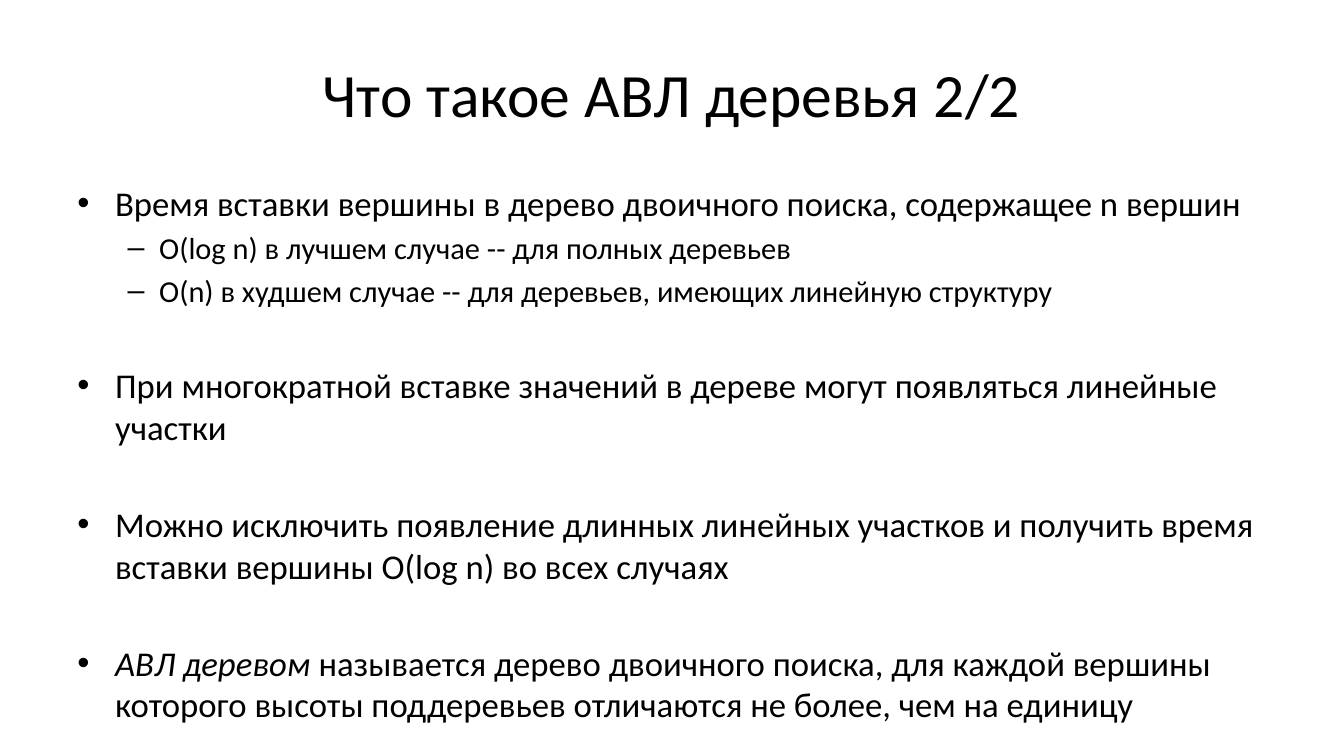
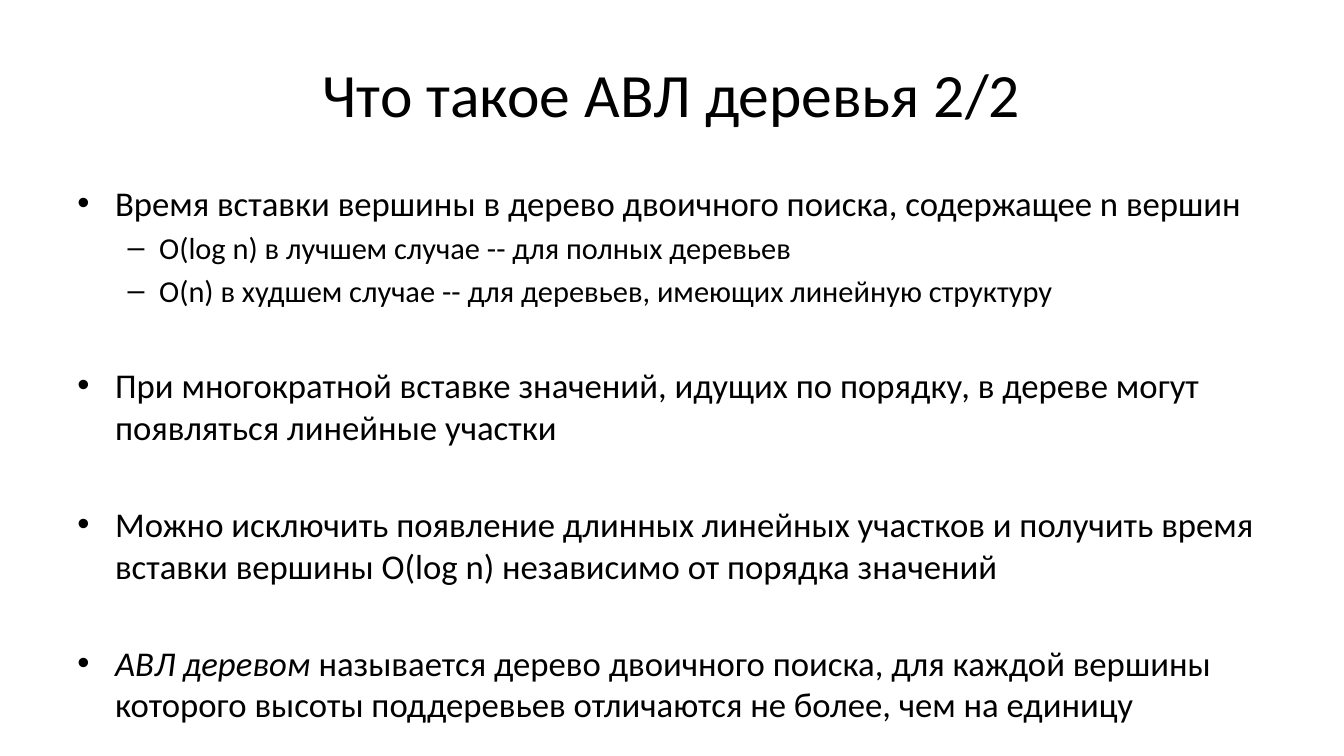
Before and after one commit to Evgueni-Petrov-aka-espetrov/Algorithms-and-Programming-in-C-pptx, a slide deck: slide 21 of 11 Деревья.pptx (slide 20 before the commit). Drawn at 1344x756 pixels with LibreOffice and Linux fonts; fonts in the diff are those of the drawing. Boxes give left, top, right and bottom in pixels: in the first picture for what was removed or moved away, otherwise in the second. Text is boxed around its words. In the diff, an @@ line names an element or a change of style, - is before the commit and + after.

```diff
--- a/11 Деревья.pptx
+++ b/11 Деревья.pptx
@@ text at box(115, 374, 1253, 585): text changed @@
-• При многократной вставке значений в дереве могут появляться линейные участки
-• Можно исключить появление длинных линейных участков и получить время вставки вершины O(log n) во всех случаях
+• При многократной вставке значений, идущих по порядку, в дереве могут появляться линейные участки
+• Можно исключить появление длинных линейных участков и получить время вставки вершины O(log n) независимо от порядка значений
```
Also in this commit, not shown: 5 other slides changed, 1 slide added.
